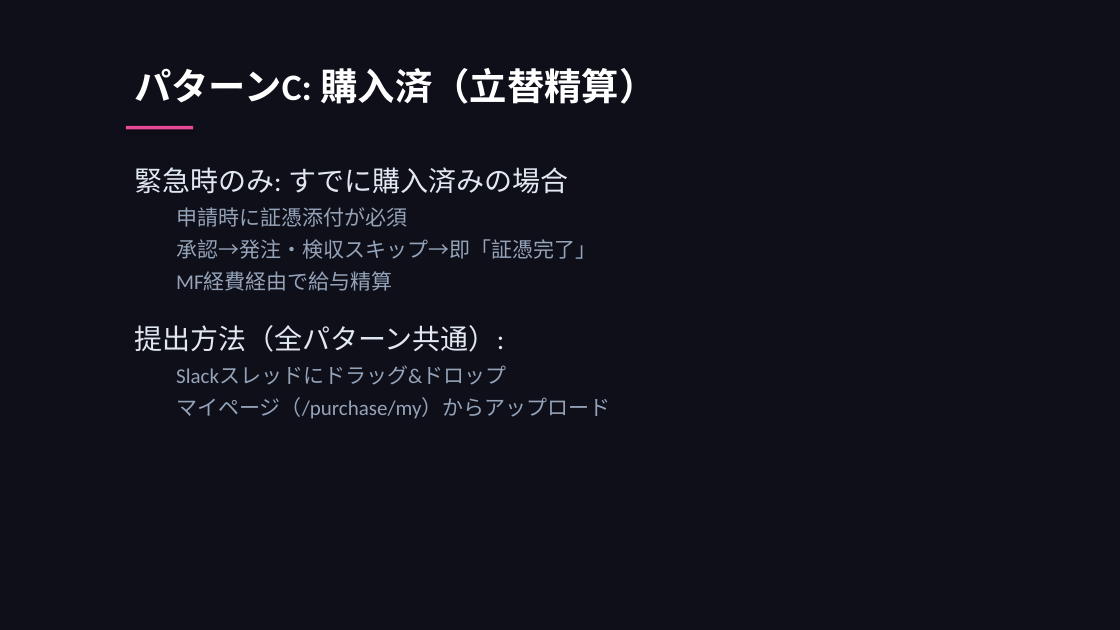
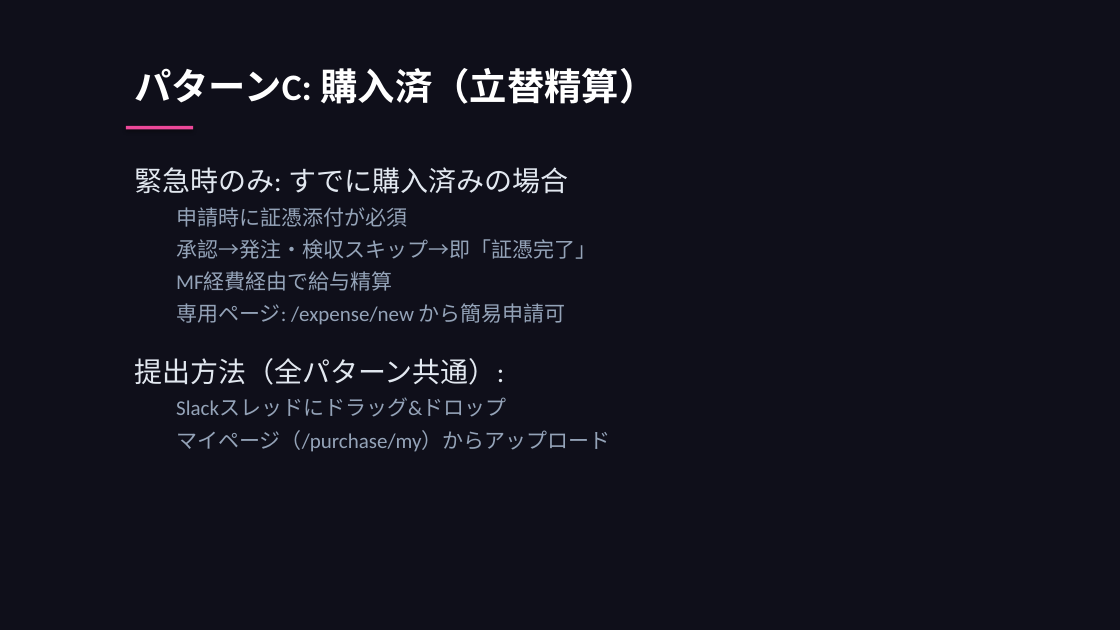
Before and after one commit to takeshiizawa123/next-procurement-poc, a slide deck: slide 8 of docs/operational-guide.pptx. Drawn at 1120x630 pixels with LibreOffice and Linux fonts; fonts in the diff are those of the drawing. Boxes give left, top, right and bottom in pixels: in the first picture for what was removed or moved away, otherwise in the second. Text is boxed around its words. In the diff, an @@ line names an element or a change of style, - is before the commit and + after.

```diff
--- a/docs/operational-guide.pptx
+++ b/docs/operational-guide.pptx
@@ text at (x1=176, y1=272, x2=566, y2=325): text changed @@
-  MF経費経由で給与精算
+  MF経費経由で給与精算
+  専用ページ: /expense/new から簡易申請可
```
Also in this commit, not shown: 5 other slides changed, 4 other files.
